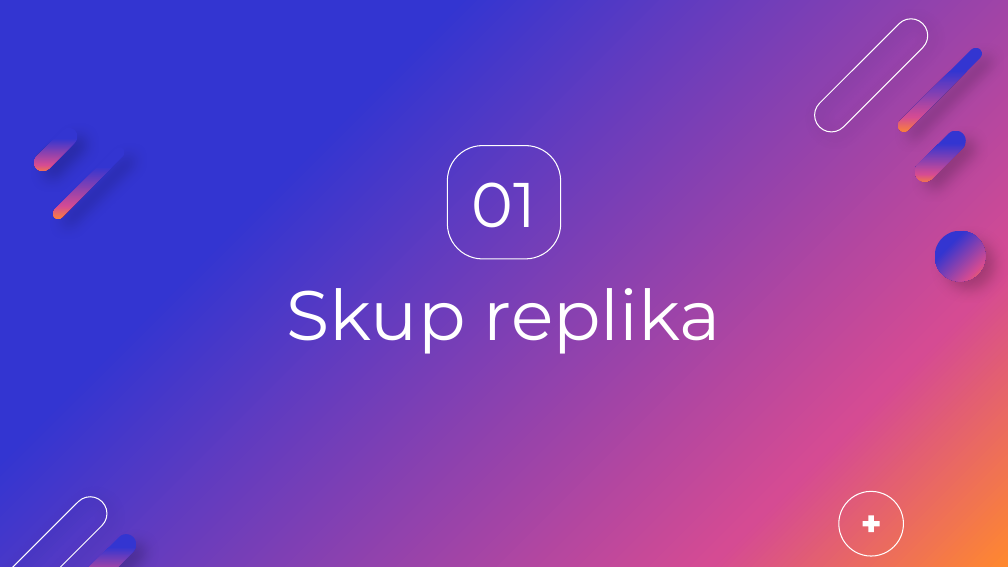
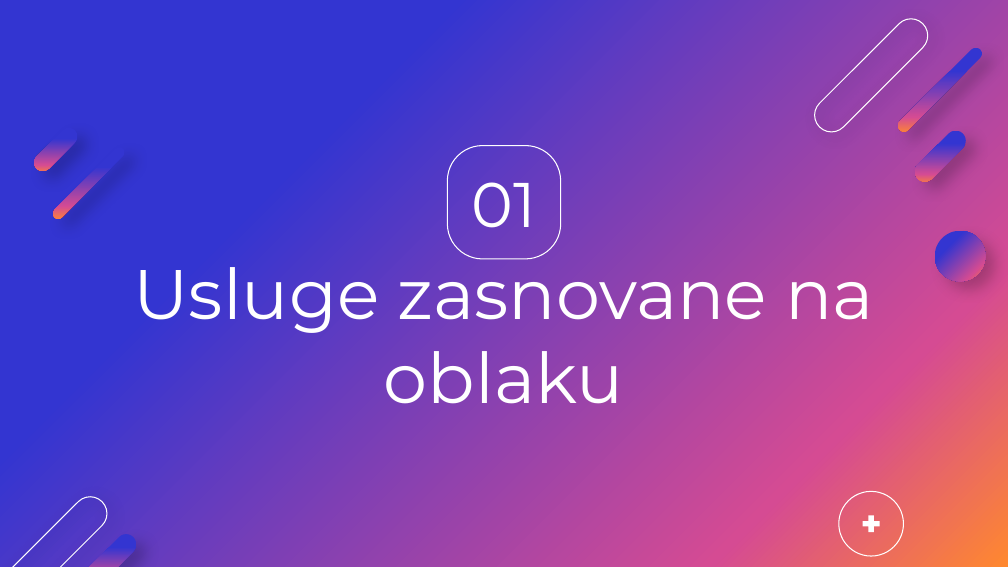
Before and after one commit to davidbosnic/SBP, a slide deck: slide 3 of 3/sbp3.pptx. Drawn at 1008x567 pixels with LibreOffice and Linux fonts; fonts in the diff are those of the drawing; background and template pictures are left out. Boxes give left, top, right and bottom in pixels: in the first picture for what was removed or moved away, otherwise in the second. Text is boxed around its words. In the diff, an @@ line names an element or a change of style, - is before the commit and + after.

```diff
--- a/3/sbp3.pptx
+++ b/3/sbp3.pptx
@@ title at (133, 251, 874, 404): text changed @@
-Skup replika
+Usluge zasnovane na oblaku
```
Also in this commit, not shown: 4 other slides changed, 11 slides added, 11 slides removed.
